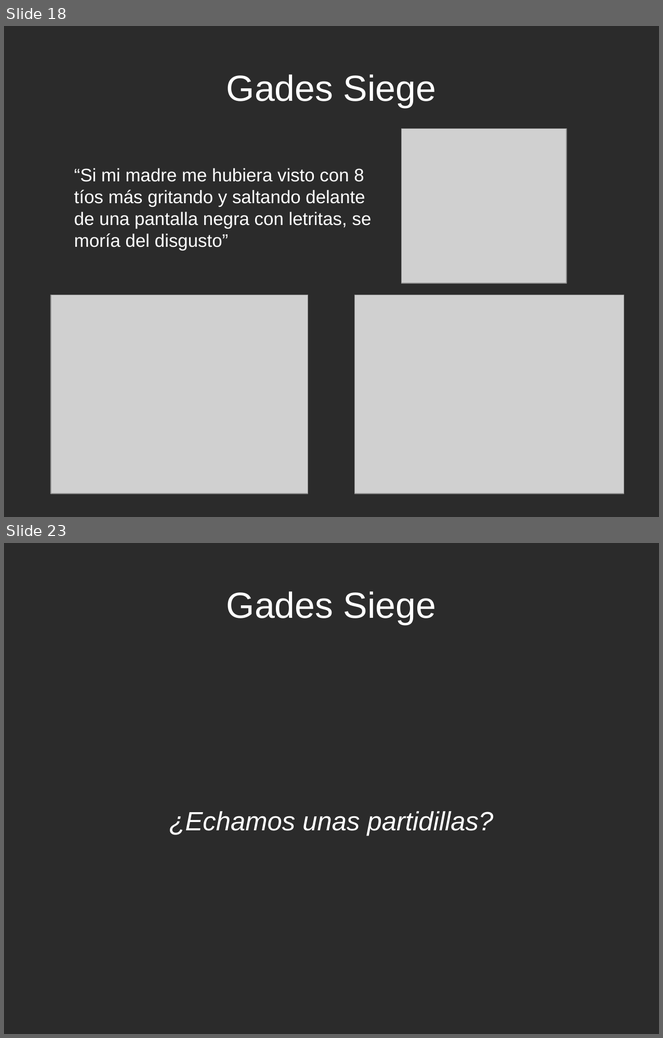
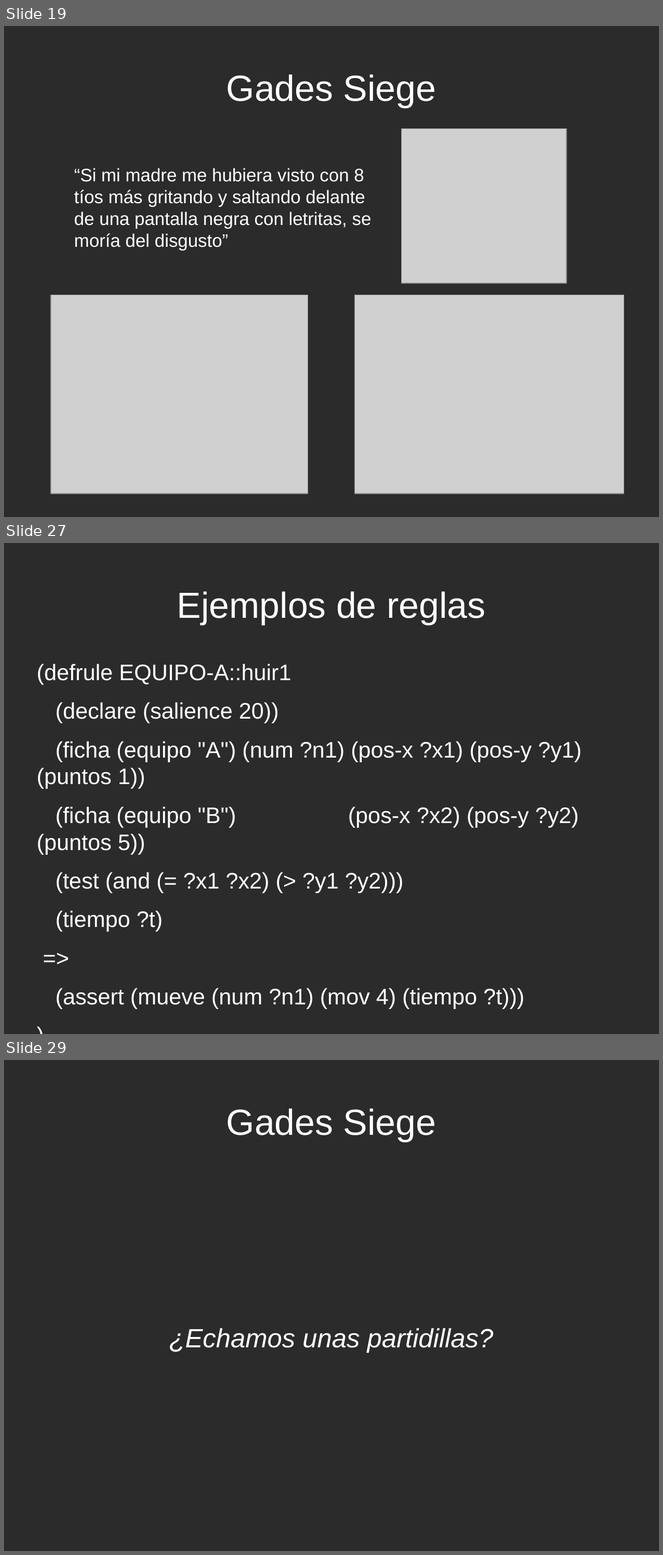
Before and after one commit to rompehielos013013013/gsiege, a slide deck: presentacion/expertoUCLM2014/SSEE-IA.odp. Shown one above the other, each under a label of ours: slides 18 and 23 before the commit, slides 19, 27 and 29 after it; the slides between them are not shown. The pictures are 663x1038 and 663x1555 pixels, drawn with LibreOffice and Linux fonts; fonts in the diff are those of the drawing; grey boxes stand for pictures; background and template pictures are left out; a plain dark background stands for a picture behind light text. Boxes give left, top, right and bottom in pixels: in the first picture for what was removed or moved away, otherwise in the second. Text is boxed around its words. In the diff, an @@ line names an element or a change of style, - is before the commit and + after.

```diff
--- a/presentacion/expertoUCLM2014/SSEE-IA.odp
+++ b/presentacion/expertoUCLM2014/SSEE-IA.odp
@@ slide 27 added at box(4, 543, 659, 1034), background picture (left out) @@
@@ title added at box(177, 591, 486, 625), 44 pt, text #FFFFFF @@
+Ejemplos de reglas
@@ text added at box(37, 664, 582, 1009), 27.2 pt, text #FFFFFF @@
+(defrule EQUIPO-A::huir1
+(declare (salience 20))
+(ficha (equipo "A") (num ?n1) (pos-x ?x1) (pos-y ?y1) (puntos 1))
+(ficha (equipo "B") (pos-x ?x2) (pos-y ?y2) (puntos 5))
+(test (and (= ?x1 ?x2) (> ?y1 ?y2)))
+(tiempo ?t)
+=>
+(assert (mueve (num ?n1) (mov 4) (tiempo ?t)))
+)
@@ what was slide 18 is now slide 19 @@
@@ what was slide 23 is now slide 29 @@
```
Also in this commit, not shown: 7 slides changed, 6 other slides added, 1 slide removed, 1 other file.
